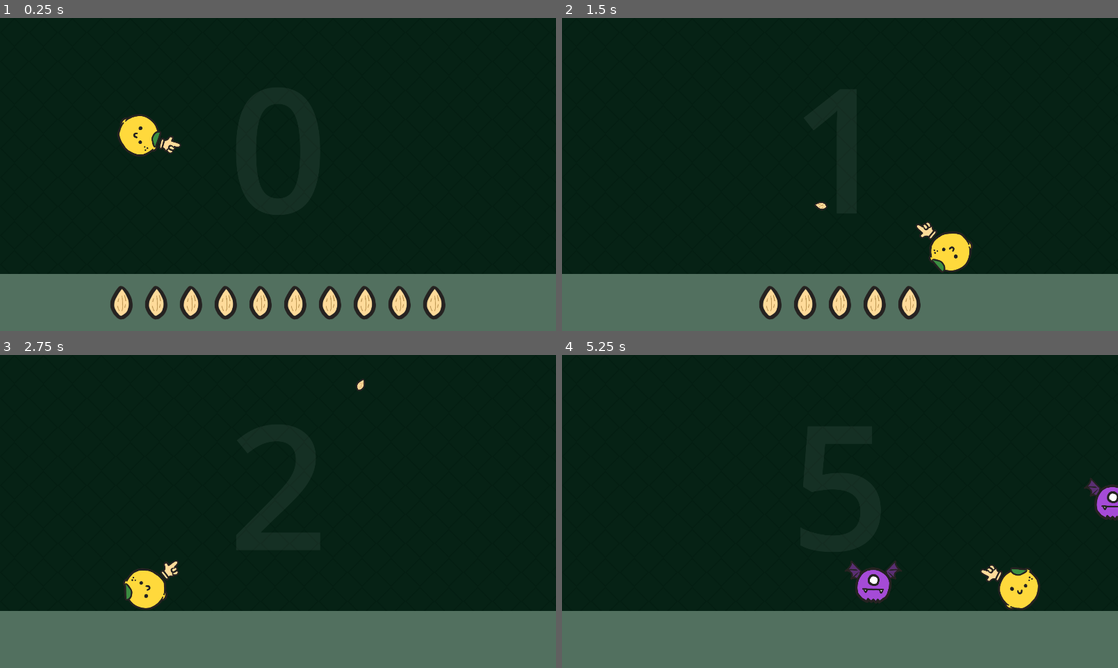
Above: before the commit, frames 1-4 (two rows, left to right).
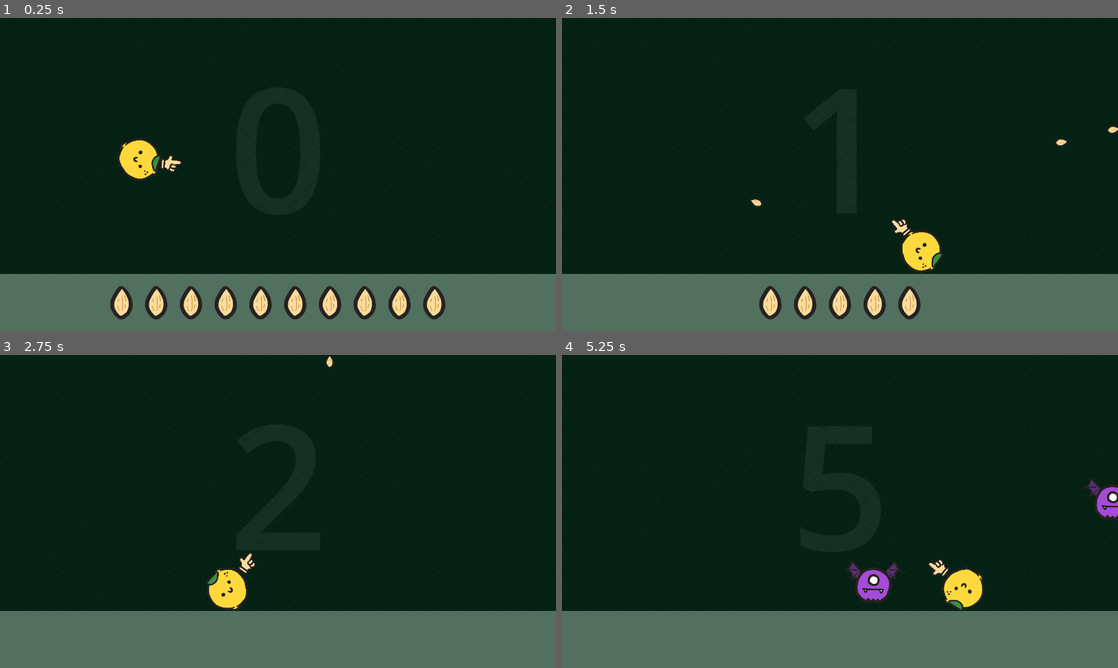
Above: after the commit, the same moments.

Repository: BajaTheFrog/public-juice-workshop-2026
Game: Godot game, scene res://game/content/contexts/play_context/base_game_scene.tscn
The game is run twice, just before and just after one commit, with the same random seed, the same clock (stepped at 60 frames per second) and the same inputs.
Inputs (mouse positions are in pixels of both pictures, inside the frame that each line leads up to):
- Up to frame 1 (0.25 s): no input
- Up to frame 2 (1.5 s): move the mouse to (962, 158) at 0.52 s; hold D (right) 0.53-1.25 s; hold Space (shoot_hand) 0.53-1.25 s; click (962, 158) at 0.67 s; tap W (jump) at 0.77, 1.07 s; drag from (728, 190) to (1073, 105) at 1.27 s
- Up to frame 3 (2.75 s): move the mouse to (333, 442) at 2.02 s; hold A (left) from 2.03 s (still down); hold Space (shoot_hand) from 2.03 s (still down)
- Up to frame 4 (5.25 s): release A (left) at 2.75 s; release Space (shoot_hand) at 2.75 s; drag from (812, 574) to (928, 376) at 2.77 s; move the mouse to (1006, 558) at 3.52 s; hold D (right) 3.53-4.25 s; hold Space (shoot_hand) 3.53-4.25 s; tap W (jump) at 3.77, 4.07 s; drag from (673, 464) to (723, 586) at 4.27 s; move the mouse to (867, 511) at 5.02 s; hold D (right) from 5.03 s (still down); hold Space (shoot_hand) from 5.03 s (still down); click (867, 511) at 5.17 s

The runs differ from the first frame. In frame 1, 1.5% of the frame differs, in the area x 21-33%, y 30-52%; in frame 2, 1.8%; in frame 3, 2.0%, in the area x 22-66%, y 0-82%; in frame 4, 1.9%.

Commit message:
step-1.1: Exercise 01 • 🍋 Player Movement · Kinetics
Acceleration (A), Jump / Fall Gravity (B), Air Control / Dampening (C).

Diff:
--- a/game/content/entities/player_juice_box.gd
+++ b/game/content/entities/player_juice_box.gd
@@ -35,11 +35,11 @@
 
 		if Steps.check(_box, Steps.ACCELERATION):
 			# [STEP-1.1.A]: Ease into top speed so the ball carries weight
-			pass
+			value = _player.acceleration
 
 		if Steps.check(_box, Steps.AIR_DAMPENING) and is_in_air:
 			# [STEP-1.1.C]: Give up some control in the air
-			pass
+			value *= _player.air_dampening_mult
 
 		return value
 
@@ -49,7 +49,7 @@
 			return 1.0
 
 		# [STEP-1.1.B]: Fall faster than we rise
-		return 1.0
+		return _player.fall_gravity_mult if velocity_y > 0 else 1.0
 
 
 	func get_shoot_angle(base_degrees: float) -> float:
--- a/game/members/steps.gd
+++ b/game/members/steps.gd
@@ -54,9 +54,9 @@
 # whole block from false -> true and its effects appear in the Juice menu (J).
 var _supported: Dictionary = {
 	# --- Exercise 1.1 - Movement / Kinetics ---
-	ACCELERATION: false,     # [STEP-1.1.A] Acceleration
-	JUMP_GRAVITY: false,     # [STEP-1.1.B] Jump / Fall Gravity
-	AIR_DAMPENING: false,    # [STEP-1.1.C] Air Control / Dampening
+	ACCELERATION: true,      # [STEP-1.1.A] Acceleration
+	JUMP_GRAVITY: true,      # [STEP-1.1.B] Jump / Fall Gravity
+	AIR_DAMPENING: true,     # [STEP-1.1.C] Air Control / Dampening
 
 	# --- Exercise 1.2 - Movement / Feedback ---
 	JUMP_SQUASH: false,      # [STEP-1.2.A] Jump Squash + Stretch
